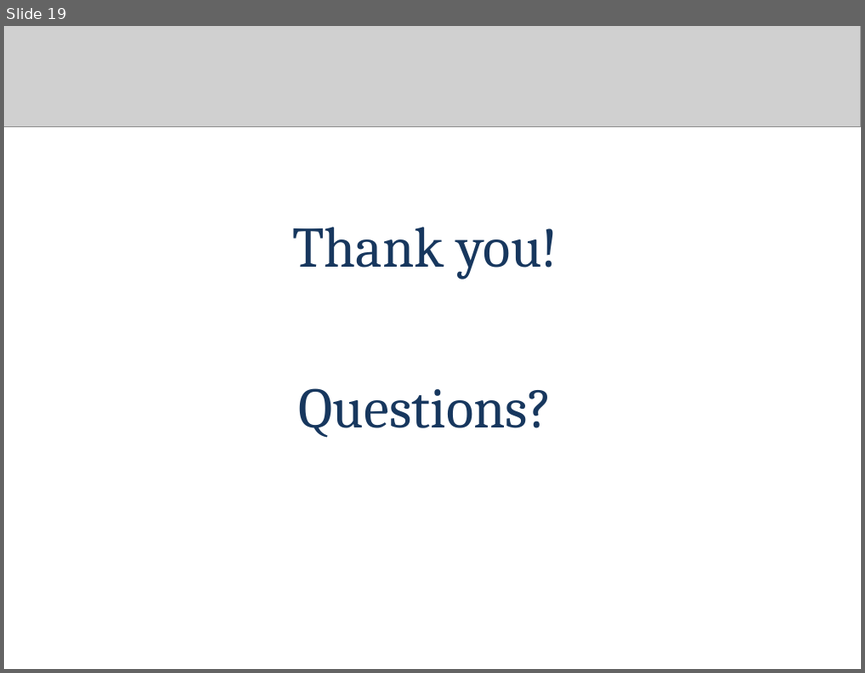
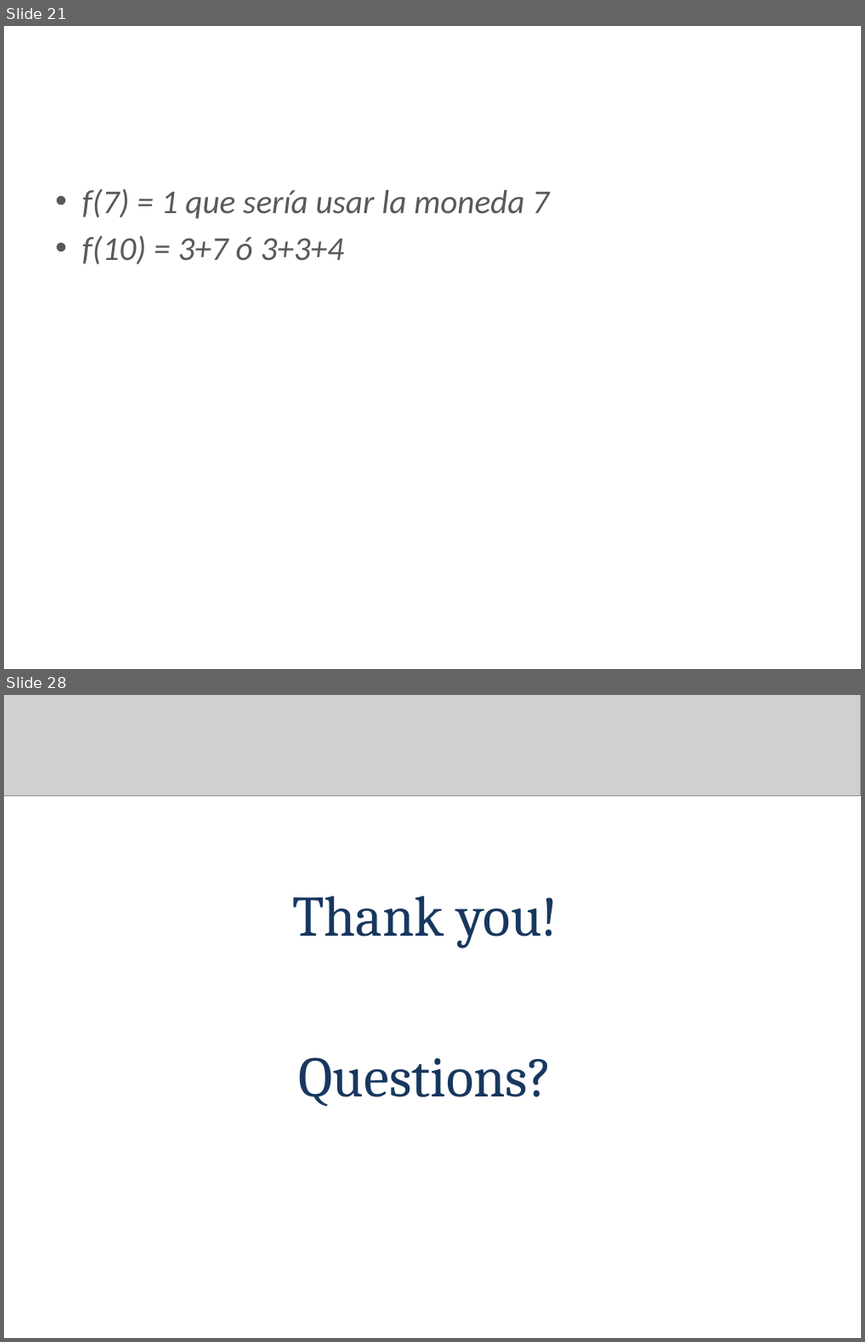
Before and after one commit to arleserp/competitiveProgramming, a slide deck: dynamic programming/DP Nivel 0.pptx. Shown one above the other, each under a label of ours: slide 19 before the commit, slides 21 and 28 after it; the slides between them are not shown. The pictures are 865x673 and 865x1342 pixels, drawn with LibreOffice and Linux fonts; fonts in the diff are those of the drawing; grey boxes stand for pictures; background and template pictures are left out. Boxes give left, top, right and bottom in pixels: in the first picture for what was removed or moved away, otherwise in the second. Text is boxed around its words. In the diff, an @@ line names an element or a change of style, - is before the commit and + after.

```diff
--- a/dynamic programming/DP Nivel 0.pptx
+++ b/dynamic programming/DP Nivel 0.pptx
@@ slide 21 added at bbox=[4, 26, 861, 669], background #FFFFFF @@
@@ title added at bbox=[46, 52, 818, 120], 24 pt, text #FFFFFF, bold @@
+Coin change
@@ text added at bbox=[82, 188, 549, 264], 28 pt, text #595959, italic @@
+• f(7) = 1 que sería usar la moneda 7
+• f(10) = 3+7 ó 3+3+4
@@ what was slide 19 is now slide 28 @@
```
Also in this commit, not shown: 8 other slides added, 2 other files.
